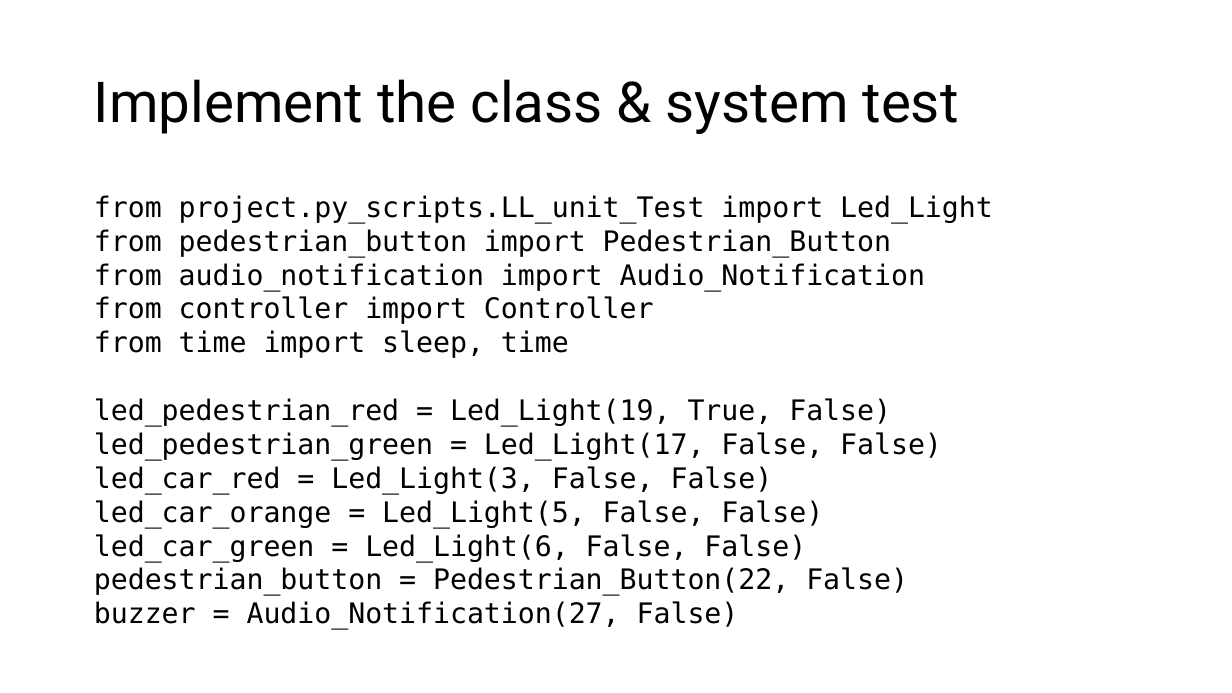
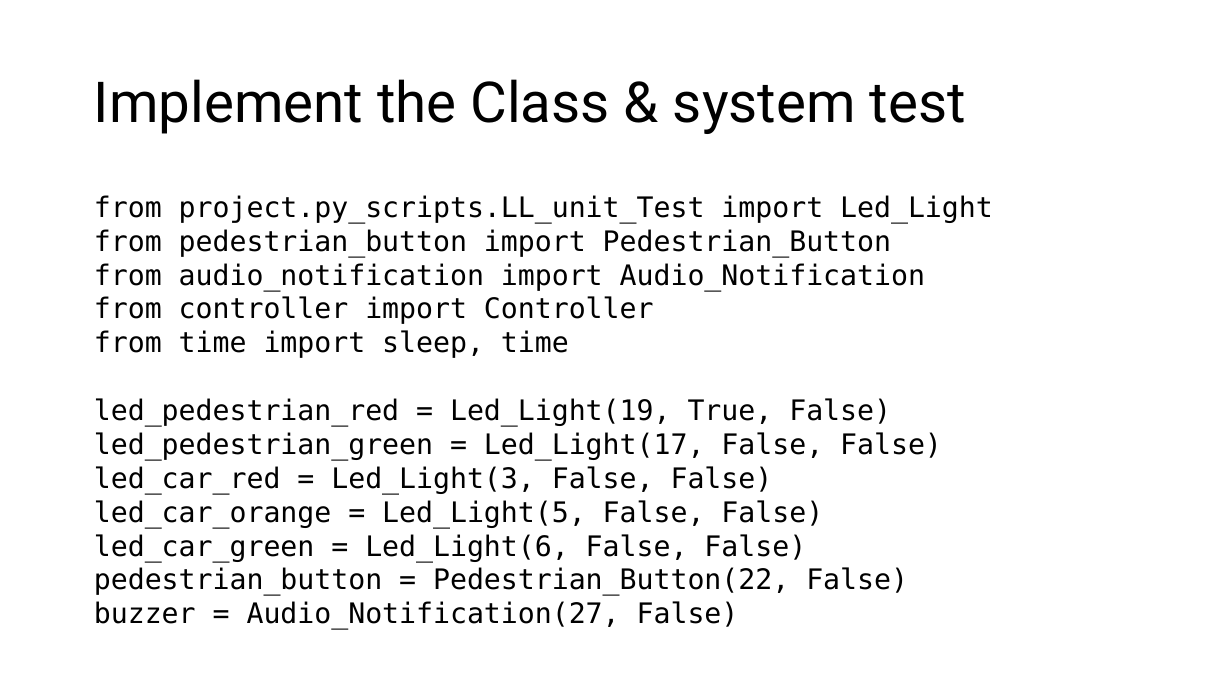
Before and after one commit to TempeHS/MicroPython_OOP_Pi_Pico_Mini_Project_Source, a slide deck: slide 13 of tutorials/presentations/Lecture7.pptx. Drawn at 1232x693 pixels with LibreOffice and Linux fonts; fonts in the diff are those of the drawing. Boxes give left, top, right and bottom in pixels: in the first picture for what was removed or moved away, otherwise in the second. Text is boxed around its words. In the diff, an @@ line names an element or a change of style, - is before the commit and + after.

```diff
--- a/tutorials/presentations/Lecture7.pptx
+++ b/tutorials/presentations/Lecture7.pptx
@@ title at (94, 79, 966, 134): text changed @@
-Implement the class & system test
+Implement the Class & system test
```
Also in this commit, not shown: 8 other slides changed, 52 other files.
